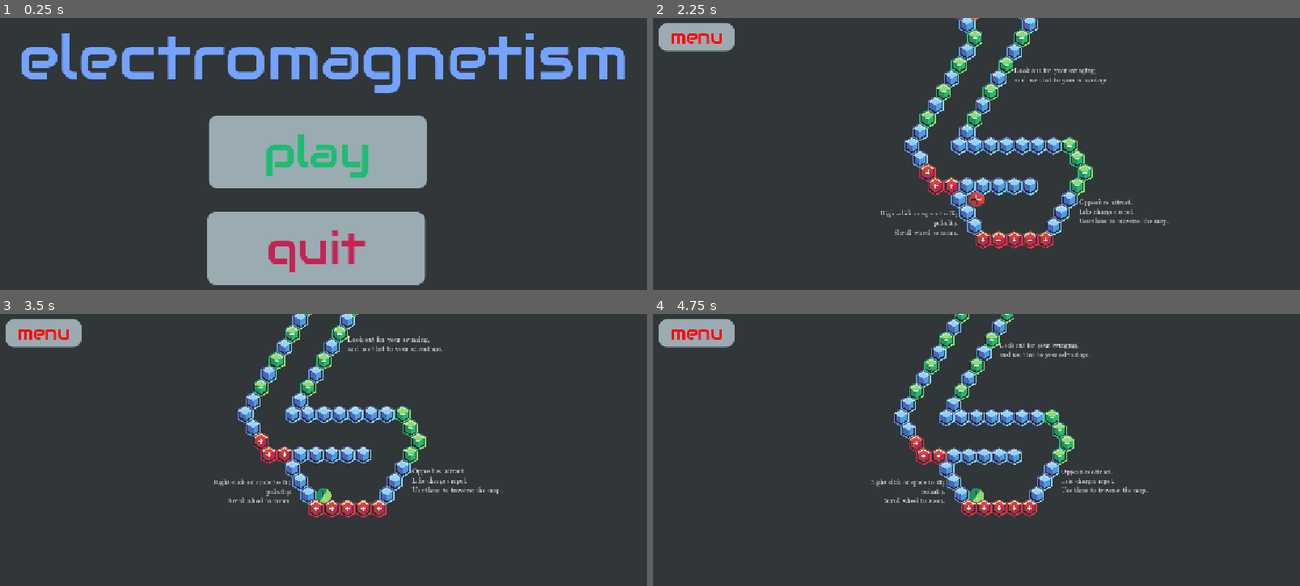
Above: before the commit, frames 1-4 (two rows, left to right).
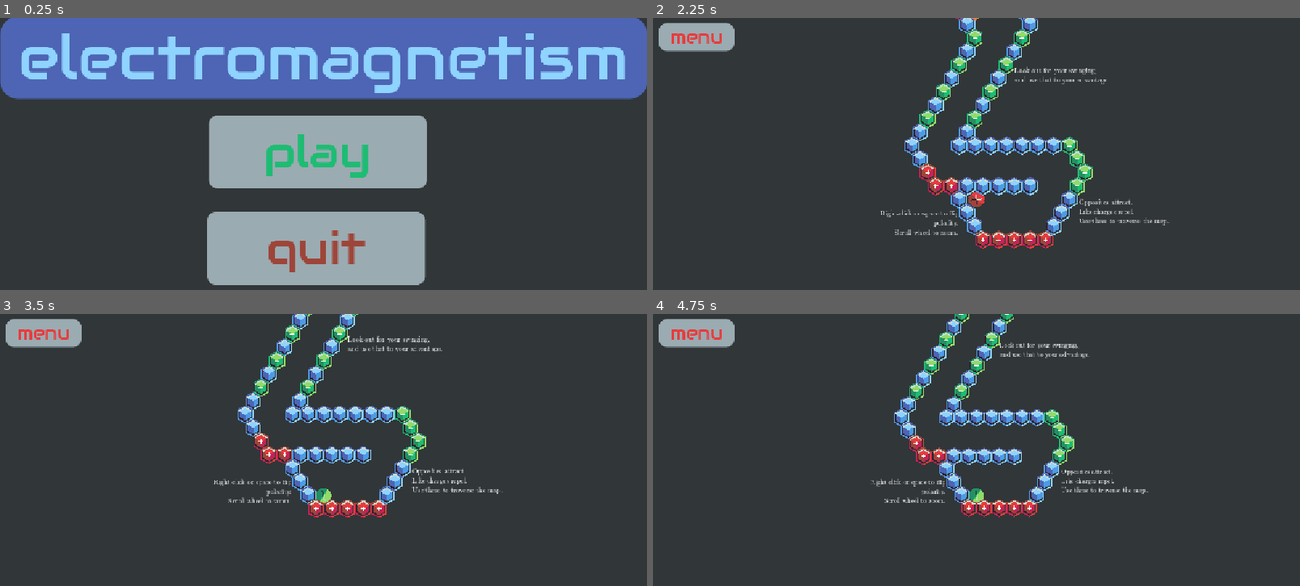
Above: after the commit, the same moments.

Repository: alstocras/electromagnetic-maze
Game: Godot game, scene res://src/scenes/main.tscn
Two runs of this game, one before a commit and one after it. Both use one fixed random seed, a clock stepped at 60 frames per second and the inputs below.
Inputs (mouse positions are in pixels of both pictures, inside the frame that each line leads up to):
- Up to frame 1 (0.25 s): no input
- Up to frame 2 (2.25 s): click "play" at 0.5 s; click "menu" at 1.25 s; click "play" at 2 s
- Up to frame 3 (3.5 s): move the mouse to (465, 477) at 2.77 s; right-click (465, 477) at 2.85 s
- Up to frame 4 (4.75 s): move the mouse to (847, 512) at 3.52 s; tap Mouse wheel up (zoomIn) at 3.6 s; tap Enter at 4.25 s; move the mouse to (1041, 414) at 4.27 s; tap Mouse wheel down (zoomOut) at 4.35 s

The runs differ from the first frame. In frame 1, 30% of the frame differs, in the area x 0-100%, y 0-94%; in frame 2, 0.2%; in frame 3, 0.2%; in frame 4, 0.2%.

Commit message:
title screen update

Diff:
--- a/src/scenes/level0.tscn
+++ b/src/scenes/level0.tscn
@@ -72,7 +72,7 @@
 offset_top = 9.0
 offset_right = 145.0
 offset_bottom = 59.0
-theme_override_colors/font_color = Color(1, 0, 0, 1)
+theme_override_colors/font_color = Color(0.9098039, 0.23137255, 0.23137255, 1)
 theme_override_fonts/font = ExtResource("7_otcpp")
 theme_override_font_sizes/font_size = 32
 theme_override_styles/normal = SubResource("StyleBoxFlat_otcpp")
--- a/src/scenes/main.tscn
+++ b/src/scenes/main.tscn
@@ -5,6 +5,13 @@
 [ext_resource type="AudioStream" uid="uid://n3hpjrhnr1ga" path="res://assets/audio/music/menu.ogg" id="3_32aa5"]
 [ext_resource type="StyleBox" uid="uid://vtg5ft6wi7v" path="res://src/resources/green-button-hover.tres" id="3_o81g6"]
 [ext_resource type="StyleBox" uid="uid://ccnbawvellmqf" path="res://src/resources/red-button-hover.tres" id="4_dbro3"]
+
+[sub_resource type="StyleBoxFlat" id="StyleBoxFlat_o81g6"]
+bg_color = Color(0.3019608, 0.39607844, 0.7058824, 1)
+corner_radius_top_left = 30
+corner_radius_top_right = 30
+corner_radius_bottom_right = 30
+corner_radius_bottom_left = 30
 
 [sub_resource type="StyleBoxFlat" id="StyleBoxFlat_h2yge"]
 bg_color = Color(0.60784316, 0.67058825, 0.69803923, 1)
@@ -36,9 +43,10 @@
 offset_top = -2.0
 offset_right = 1152.0
 offset_bottom = 144.0
-theme_override_colors/default_color = Color(0.45099372, 0.6386854, 1, 1)
+theme_override_colors/default_color = Color(0.56078434, 0.827451, 1, 1)
 theme_override_fonts/normal_font = ExtResource("1_0xm2m")
 theme_override_font_sizes/normal_font_size = 110
+theme_override_styles/normal = SubResource("StyleBoxFlat_o81g6")
 text = "electromagnetism"
 horizontal_alignment = 1
 vertical_alignment = 1
@@ -64,7 +72,7 @@
 offset_top = 346.0
 offset_right = 757.0
 offset_bottom = 476.0
-theme_override_colors/font_color = Color(0.7647059, 0.14117648, 0.32941177, 1)
+theme_override_colors/font_color = Color(0.61960787, 0.27058825, 0.22352941, 1)
 theme_override_colors/font_hover_color = Color(1, 1, 1, 1)
 theme_override_colors/font_hover_pressed_color = Color(1, 1, 1, 1)
 theme_override_fonts/font = ExtResource("1_0xm2m")
